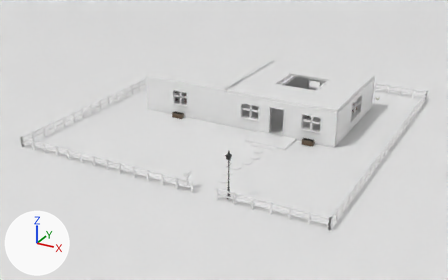
An edit to the glTF model public/scenes/home.glb, drawn before and after from the same camera.
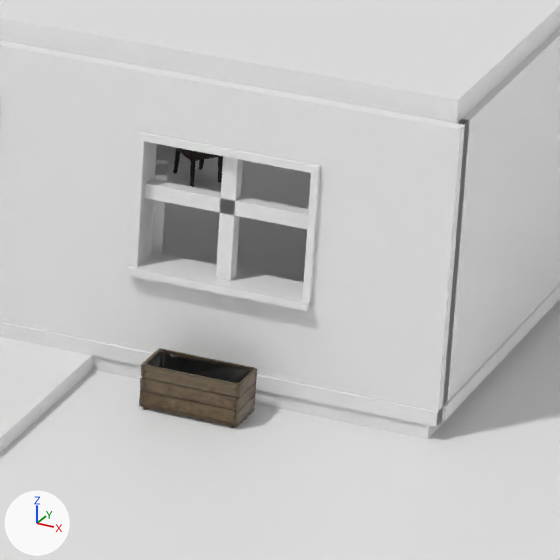
The first picture shows the older version from a 50 mm camera at (23.3, -44.3, 20.7) aimed at (-0.8, -0.5, -1.2). The close-ups show the older and then the newer version on the part from 64% to 78% of the width and 35% to 58% of the height of that picture. Only the edits that show in the close-ups are written down. The lights are fixed; the arrows at lower left show +X, +Y and +Z. Where no turn or scale is listed for an object, it has been applied to the vertices.

Objects in the first close-up: 'ceil_e_s', 'dining_chair1', 'floor_east', 'ground', 'planter', 'porch', 'wall_e_0.00_0.15', 'wall_s_4.65_0.15', 'wall_s_6.20_0.15', 'wall_s_6.20_2.35', 'wall_s_7.80_0.15', 'win_s3_bot', 'win_s3_mh' and 10 more.
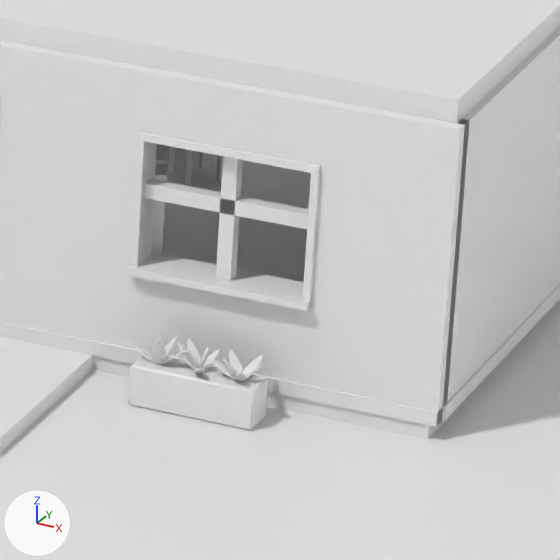
What differs and where, as boxes (x1, y1, x2, y2) in the close-ups (560 x 560 px):
'planter', no longer drawn: before (139, 348, 257, 428)
'planter_box', added: after (128, 355, 268, 430)
'dining_chair1_wood', added: after (166, 146, 223, 186)
'planter_tuft2_leaf', added: after (212, 349, 263, 382)
'planter_tuft0_leaf', added: after (135, 336, 188, 365)
'planter_tuft1_leaf', added: after (177, 338, 220, 374)
'dining_chair1', no longer drawn: before (173, 147, 223, 187)

Diff of the bpy script that builds the scene:
```diff
--- a/public/scenes/home.glb.py
+++ b/public/scenes/home.glb.py
@@ me_planter_tuft2_leaf @@
+me_planter_tuft2_leaf.from_pydata(...)  # 96 vertices, 168 faces; spans x -0.277..0.2, y -0.226..0.283, z -0.009..0.296
@@ me_planter_tuft1_leaf @@
+me_planter_tuft1_leaf.from_pydata(...)  # 96 vertices, 168 faces; spans x -0.224..0.111, y -0.246..0.233, z -0.009..0.271
@@ me_planter_tuft0_leaf @@
+me_planter_tuft0_leaf.from_pydata(...)  # 96 vertices, 168 faces; spans x -0.235..0.296, y -0.209..0.162, z -0.008..0.355
@@ me_planter_box @@
+me_planter_box.from_pydata(...)  # 24 vertices, 44 faces; spans x -0.6..0.6, y -0.18..0.18, z 0.0..0.4
@@ me_dining_chair1_wood @@
+me_dining_chair1_wood.from_pydata(...)  # 96 vertices, 160 faces; spans x -0.307..0.342, y -0.337..0.308, z 0.0..0.99
@@ ob_dining_chair1 @@
-ob_dining_chair1 = bpy.data.objects.new('dining_chair1', me_asset_dining_chair_02)
+ob_dining_chair1 = bpy.data.objects.new('dining_chair1', None)
 ob_dining_chair1.location = (4.96, 4.5, 0.15)
 ob_dining_chair1.rotation_euler = (0.0, 0.0, 0.873)  # degrees (0, 0, 50)
-ob_dining_chair1.scale = (0.925, 0.925, 0.925)
@@ ob_planter @@
-ob_planter = bpy.data.objects.new('planter', me_asset_planter_box_01)
+ob_planter = bpy.data.objects.new('planter', None)
 ob_planter.location = (7.0, -0.55, 0.0)
-ob_planter.scale = (1.06, 1.06, 1.06)
@@ ob_planter_tuft2_leaf @@
+ob_planter_tuft2_leaf = bpy.data.objects.new('planter_tuft2_leaf', me_planter_tuft2_leaf)
+ob_planter_tuft2_leaf.location = (7.4, -0.55, 0.38)
@@ ob_planter_tuft1_leaf @@
+ob_planter_tuft1_leaf = bpy.data.objects.new('planter_tuft1_leaf', me_planter_tuft1_leaf)
+ob_planter_tuft1_leaf.location = (7.0, -0.55, 0.38)
@@ ob_planter_tuft0_leaf @@
+ob_planter_tuft0_leaf = bpy.data.objects.new('planter_tuft0_leaf', me_planter_tuft0_leaf)
+ob_planter_tuft0_leaf.location = (6.6, -0.55, 0.38)
@@ ob_planter_box @@
+ob_planter_box = bpy.data.objects.new('planter_box', me_planter_box)
+ob_planter_box.location = (7.0, -0.55, 0.0)
@@ ob_dining_chair1_wood @@
+ob_dining_chair1_wood = bpy.data.objects.new('dining_chair1_wood', me_dining_chair1_wood)
+ob_dining_chair1_wood.location = (4.96, 4.5, 0.15)
```
